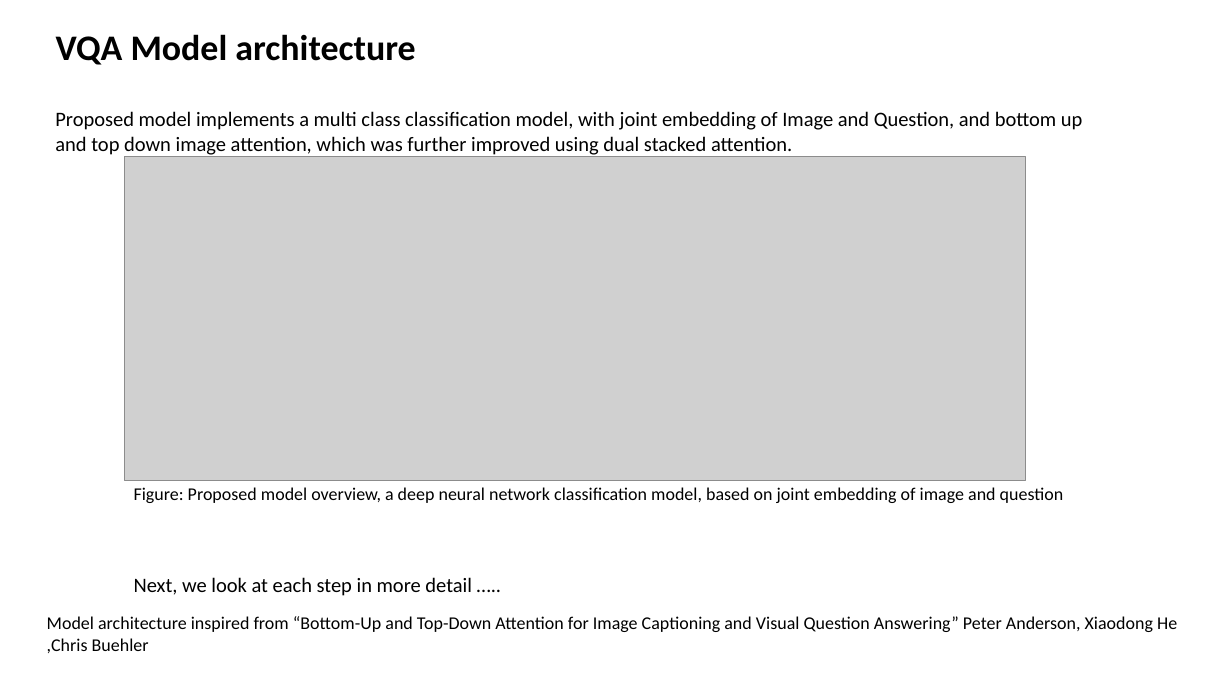
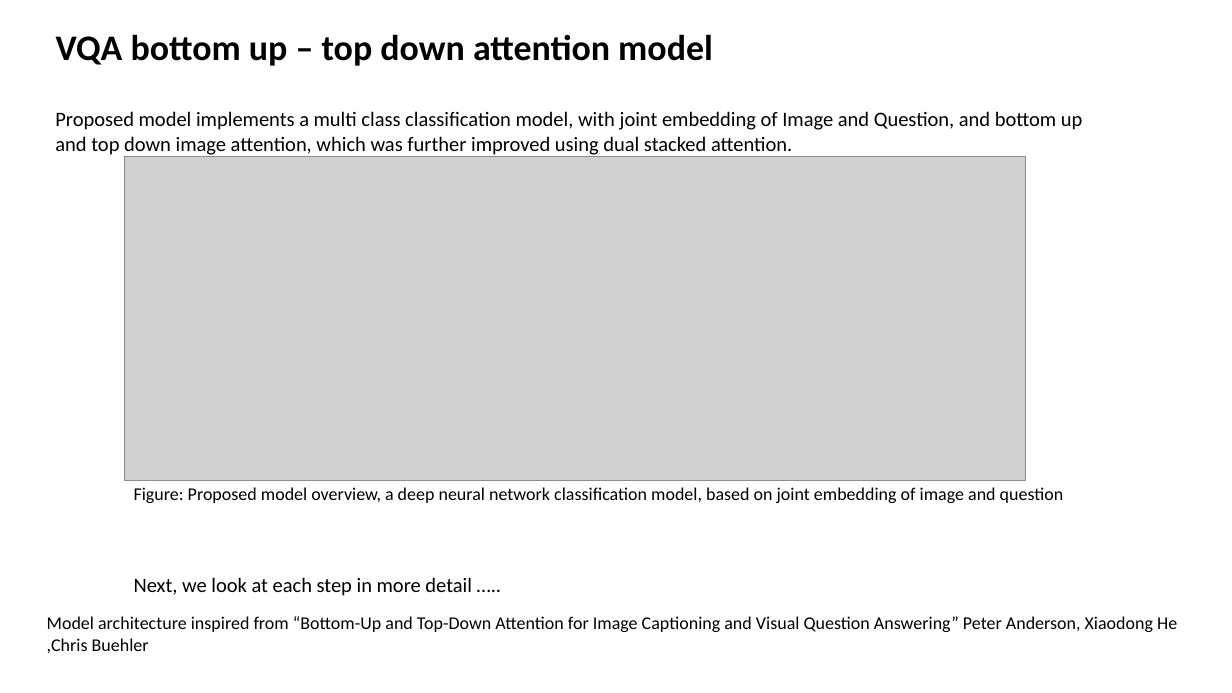
Before and after one commit to HarishMashetty/VisualQuestionAnswering, a slide deck: slide 4 of Project Proposal/VQA presentation.pptx. Drawn at 1232x693 pixels with LibreOffice and Linux fonts; fonts in the diff are those of the drawing; grey boxes stand for pictures. Boxes give left, top, right and bottom in pixels: in the first picture for what was removed or moved away, otherwise in the second. Text is boxed around its words. In the diff, an @@ line names an element or a change of style, - is before the commit and + after.

```diff
--- a/Project Proposal/VQA presentation.pptx
+++ b/Project Proposal/VQA presentation.pptx
@@ title at [56,34,713,66]: text changed @@
-VQA Model architecture
+VQA bottom up – top down attention model
```
Also in this commit, not shown: 5 other slides changed, 2 slides added, 3 other files.
